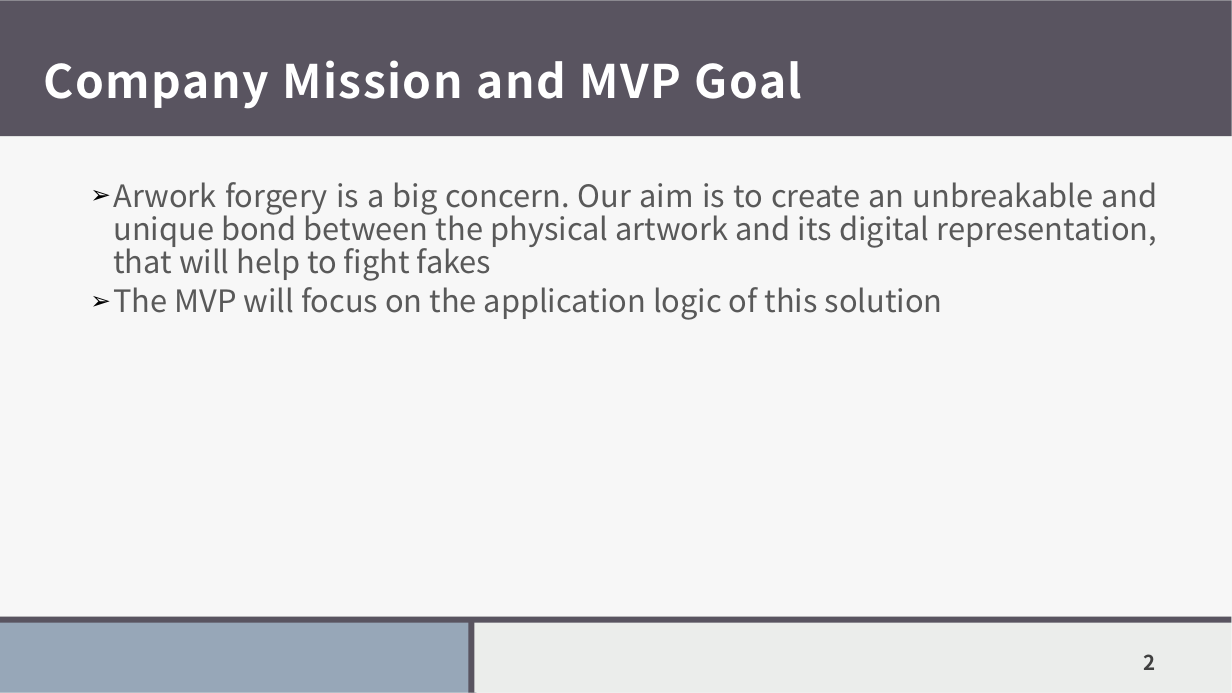
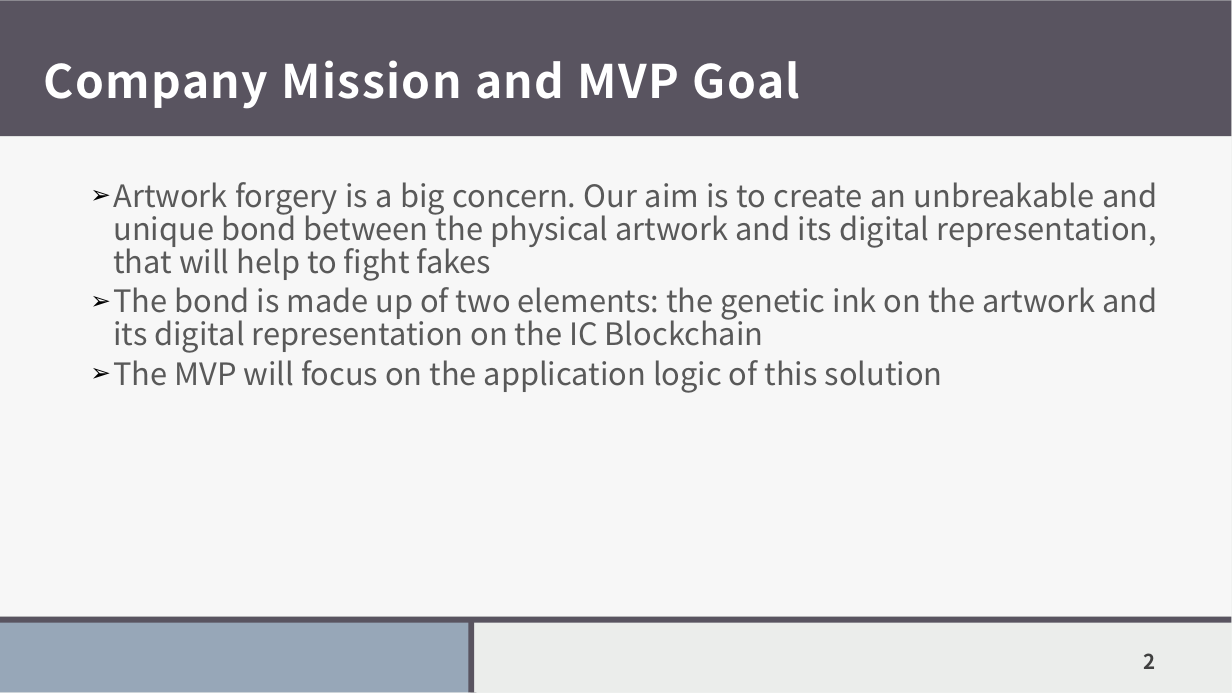
Before and after one commit to RobertoPirrone/digitaltechne, a slide deck: slide 2 of src/docs/presentations/21maggio.pptx. Drawn at 1232x693 pixels with LibreOffice and Linux fonts; fonts in the diff are those of the drawing. Boxes give left, top, right and bottom in pixels: in the first picture for what was removed or moved away, otherwise in the second. Text is boxed around its words. In the diff, an @@ line names an element or a change of style, - is before the commit and + after.

```diff
--- a/src/docs/presentations/21maggio.pptx
+++ b/src/docs/presentations/21maggio.pptx
@@ title "Company Mission and MVP Goal" at (44, 60, 800, 109): letter spacing 1.2 to 1.1 pt @@
@@ text at (113, 182, 1158, 353): text changed @@
-  ➢ Arwork forgery is a big concern. Our aim is to create an unbreakable and unique bond between the physical artwork and its digital representation, that will help to fight fakes
+  ➢ Artwork forgery is a big concern. Our aim is to create an unbreakable and unique bond between the physical artwork and its digital representation, that will help to fight fakes
+  ➢ The bond is made up of two elements: the genetic ink on the artwork and its digital representation on the IC Blockchain
```
Also in this commit, not shown: 3 other slides changed, 10 slides added, 2 slides removed, 12 other files.
